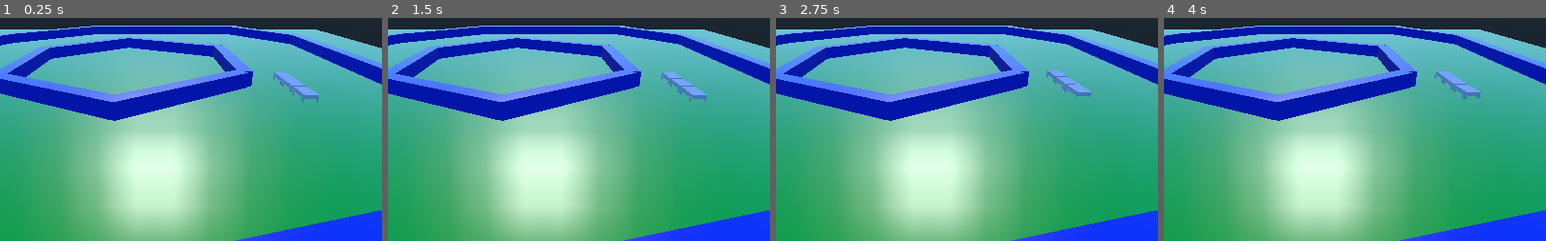
Above: before the commit, frames 1-4 (left to right).
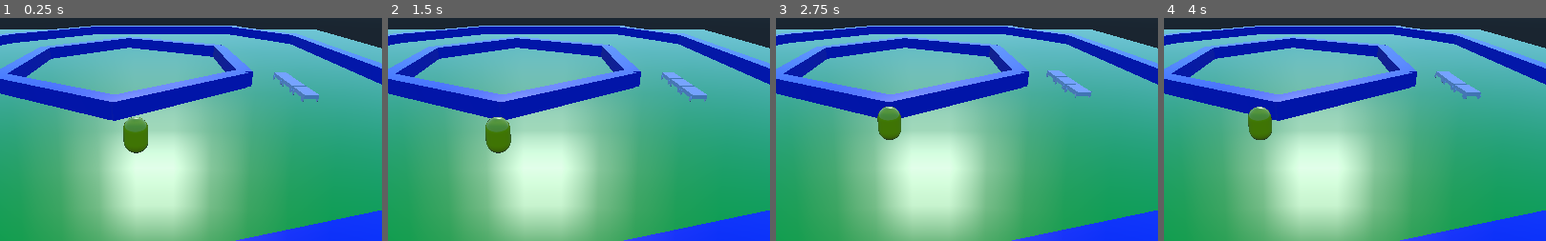
Above: after the commit, the same moments.

Repository: ShawnHillJ/Troublesome-Trains
Game: Godot game, scene res://Jonathan/JonathanScene.tscn
The game is run twice, just before and just after one commit, with the same random seed, the same clock (stepped at 60 frames per second) and the same inputs. This scene is started directly instead of the project's main scene.
Inputs:
- Up to frame 1 (0.25 s): no input
- Up to frame 2 (1.5 s): tap Enter at 0.5 s; hold Right (ui_right) 0.53-1.28 s; hold H 0.53-1.28 s; tap K at 0.8, 1.35 s; hold Down (ui_down) from 1.28 s (still down)
- Up to frame 3 (2.75 s): tap U at 1.55 s; tap Space at 2 s; release Down (ui_down) at 2.03 s; hold Right (ui_right) from 2.03 s (still down); hold U from 2.03 s (still down); tap J at 2.3 s
- Up to frame 4 (4 s): tap Enter at 2.75 s; release Right (ui_right) at 2.78 s; release U at 2.78 s; hold Up (ui_up) 2.78-3.53 s; tap J at 2.85 s; tap H at 3.05 s; hold Left (ui_left) from 3.53 s (still down); hold H from 3.53 s (still down); tap K at 3.8 s
The pictures show only the part of the screen within x 30-80%, y 24-74%; the shares and areas given below are measured in that part.

The runs differ from the first frame. In frame 1, 0.9% of the frame differs, in the area x 32-39%, y 44-61%; in frame 2, 0.9%, in the area x 25-33%, y 44-61%; in frame 3, 0.8%; in frame 4, 0.8%.

Commit message:
Working on Oil Slick Spawner
Oil Slick spawner is a basic WASD (UHJK) movement character

Diff:
--- a/Jonathan/JonathanScene.tscn
+++ b/Jonathan/JonathanScene.tscn
@@ -1,7 +1,17 @@
-[gd_scene load_steps=2 format=2]
+[gd_scene load_steps=4 format=2]
 
 [ext_resource path="res://Game_Scene.tscn" type="PackedScene" id=1]
+[ext_resource path="res://Jonathan/OilSpawnerUHJK.tscn" type="PackedScene" id=2]
+[ext_resource path="res://Jonathan/OilSpawnerUHJK.gd" type="Script" id=3]
 
 [node name="Spatial" type="Spatial" index="0"]
 
+_sections_unfolded = [ "Transform" ]
+
 [node name="Spatial" parent="." index="0" instance=ExtResource( 1 )]
+
+[node name="OilSpawnerUHJK" parent="." index="1" instance=ExtResource( 2 )]
+
+transform = Transform( 1, 0, 0, 0, -4.37114e-008, -1, 0, 1, -4.37114e-008, 0, 2.17612, 27 )
+script = ExtResource( 3 )
+_sections_unfolded = [ "Axis Lock", "Transform", "collision" ]
--- /dev/null
+++ b/Jonathan/OilSlick.gd
@@ -0,0 +1,8 @@
+extends Area
+
+var lifetirme = 5
+
+func _process(delta):
+	lifetime -= delta
+	if (lifetime <= 0):
+		queue_free()
--- /dev/null
+++ b/Jonathan/OilSlick.tscn
@@ -0,0 +1,111 @@
+[gd_scene load_steps=4 format=2]
+
+[ext_resource path="res://Jonathan/OilSlick.gd" type="Script" id=1]
+
+[sub_resource type="SpatialMaterial" id=1]
+
+render_priority = 0
+flags_transparent = false
+flags_unshaded = false
+flags_vertex_lighting = false
+flags_no_depth_test = false
+flags_use_point_size = false
+flags_world_triplanar = false
+flags_fixed_size = false
+flags_albedo_tex_force_srgb = false
+vertex_color_use_as_albedo = false
+vertex_color_is_srgb = false
+params_diffuse_mode = 0
+params_specular_mode = 0
+params_blend_mode = 0
+params_cull_mode = 0
+params_depth_draw_mode = 0
+params_line_width = 1.0
+params_point_size = 1.0
+params_billboard_mode = 0
+params_grow = false
+params_use_alpha_scissor = false
+albedo_color = Color( 0.13501, 0, 0.21875, 1 )
+metallic = 0.0
+metallic_specular = 0.5
+metallic_texture_channel = 0
+roughness = 0.0
+roughness_texture_channel = 0
+emission_enabled = false
+normal_enabled = false
+rim_enabled = false
+clearcoat_enabled = false
+anisotropy_enabled = false
+ao_enabled = false
+depth_enabled = false
+subsurf_scatter_enabled = false
+transmission_enabled = false
+refraction_enabled = false
+detail_enabled = false
+uv1_scale = Vector3( 1, 1, 1 )
+uv1_offset = Vector3( 0, 0, 0 )
+uv1_triplanar = false
+uv1_triplanar_sharpness = 1.0
+uv2_scale = Vector3( 1, 1, 1 )
+uv2_offset = Vector3( 0, 0, 0 )
+uv2_triplanar = false
+uv2_triplanar_sharpness = 1.0
+proximity_fade_enable = false
+distance_fade_enable = false
+_sections_unfolded = [ "Albedo" ]
+
+[sub_resource type="CylinderMesh" id=2]
+
+material = SubResource( 1 )
+custom_aabb = AABB( 0, 0, 0, 0, 0, 0 )
+top_radius = 1.0
+bottom_radius = 1.0
+height = 2.0
+radial_segments = 64
+rings = 4
+
+[node name="Area" type="Area" index="0"]
+
+input_ray_pickable = false
+input_capture_on_drag = false
+space_override = 0
+gravity_point = false
+gravity_distance_scale = 0.0
+gravity_vec = Vector3( 0, -1, 0 )
+gravity = 9.8
+linear_damp = 0.1
+angular_damp = 1.0
+priority = 0.0
+monitoring = true
+monitorable = true
+collision_layer = 1
+collision_mask = 1
+audio_bus_override = false
+audio_bus_name = "Master"
+reverb_bus_enable = false
+reverb_bus_name = "Master"
+reverb_bus_amount = 0.0
+reverb_bus_uniformity = 0.0
+script = ExtResource( 1 )
+
+[node name="MeshInstance" type="MeshInstance" parent="." index="0"]
+
+transform = Transform( 1, 0, 0, 0, 0.3, 0, 0, 0, 1, 0, 0, 0 )
+layers = 1
+material_override = null
+cast_shadow = 1
+extra_cull_margin = 0.0
+use_in_baked_light = false
+lod_min_distance = 0.0
+lod_min_hysteresis = 0.0
+lod_max_distance = 0.0
+lod_max_hysteresis = 0.0
+mesh = SubResource( 2 )
+skeleton = NodePath("..")
+material/0 = null
+_sections_unfolded = [ "Transform" ]
+
+[node name="CollisionShape" type="CollisionShape" parent="." index="1"]
+
+shape = null
+disabled = false
--- /dev/null
+++ b/Jonathan/OilSpawnerUHJK.gd
@@ -0,0 +1,31 @@
+extends KinematicBody
+
+var speed = 200
+var direction = Vector3()
+var gravity = -10
+var velocity = Vector3()
+
+func _ready():
+	# Called when the node is added to the scene for the first time.
+	# Initialization here
+	pass
+
+func _physics_process(delta):
+	direction = Vector3(0,0,0)
+	if Input.is_key_pressed(KEY_H):
+		self.direction.x -= 10
+	if Input.is_key_pressed(KEY_K):
+		self.direction.x += 10
+	if Input.is_key_pressed(KEY_U):
+		self.direction.z -= 10
+	if Input.is_key_pressed(KEY_J):
+		self.direction.z += 10
+
+	direction = direction.normalized()
+	direction = direction * speed * delta 		#delta is the time elapsed in seconds between each process call
+												#delta multipliers make direction independent of frame rate
+	velocity.y += gravity * delta
+	velocity.x = direction.x
+	velocity.z = direction.z
+
+	velocity = move_and_slide(velocity, Vector3(0,1,0))
--- /dev/null
+++ b/Jonathan/OilSpawnerUHJK.tscn
@@ -0,0 +1,102 @@
+[gd_scene load_steps=4 format=2]
+
+[sub_resource type="CapsuleMesh" id=1]
+
+custom_aabb = AABB( 0, 0, 0, 0, 0, 0 )
+radius = 1.0
+mid_height = 1.0
+radial_segments = 64
+rings = 8
+
+[sub_resource type="SpatialMaterial" id=2]
+
+render_priority = 0
+flags_transparent = false
+flags_unshaded = false
+flags_vertex_lighting = false
+flags_no_depth_test = false
+flags_use_point_size = false
+flags_world_triplanar = false
+flags_fixed_size = false
+flags_albedo_tex_force_srgb = false
+vertex_color_use_as_albedo = false
+vertex_color_is_srgb = false
+params_diffuse_mode = 0
+params_specular_mode = 0
+params_blend_mode = 0
+params_cull_mode = 0
+params_depth_draw_mode = 0
+params_line_width = 1.0
+params_point_size = 1.0
+params_billboard_mode = 0
+params_grow = false
+params_use_alpha_scissor = false
+albedo_color = Color( 0.96875, 1, 0, 1 )
+metallic = 0.0
+metallic_specular = 0.5
+metallic_texture_channel = 0
+roughness = 0.0
+roughness_texture_channel = 0
+emission_enabled = false
+normal_enabled = false
+rim_enabled = false
+clearcoat_enabled = false
+anisotropy_enabled = false
+ao_enabled = false
+depth_enabled = false
+subsurf_scatter_enabled = false
+transmission_enabled = false
+refraction_enabled = false
+detail_enabled = false
+uv1_scale = Vector3( 1, 1, 1 )
+uv1_offset = Vector3( 0, 0, 0 )
+uv1_triplanar = false
+uv1_triplanar_sharpness = 1.0
+uv2_scale = Vector3( 1, 1, 1 )
+uv2_offset = Vector3( 0, 0, 0 )
+uv2_triplanar = false
+uv2_triplanar_sharpness = 1.0
+proximity_fade_enable = false
+distance_fade_enable = false
+_sections_unfolded = [ "Albedo" ]
+
+[sub_resource type="CapsuleShape" id=3]
+
+radius = 1.0
+height = 1.0
+
+[node name="OilSpawnerUHJK" type="KinematicBody" index="0"]
+
+input_ray_pickable = true
+input_capture_on_drag = false
+collision_layer = 1
+collision_mask = 1
+axis_lock_linear_x = false
+axis_lock_linear_y = false
+axis_lock_linear_z = false
+axis_lock_angular_x = false
+axis_lock_angular_y = false
+axis_lock_angular_z = false
+collision/safe_margin = 0.001
+_sections_unfolded = [ "Axis Lock", "collision" ]
+
+[node name="MeshInstance" type="MeshInstance" parent="." index="0"]
+
+layers = 1
+material_override = null
+cast_shadow = 1
+extra_cull_margin = 0.0
+use_in_baked_light = false
+lod_min_distance = 0.0
+lod_min_hysteresis = 0.0
+lod_max_distance = 0.0
+lod_max_hysteresis = 0.0
+mesh = SubResource( 1 )
+skeleton = NodePath("..")
+material/0 = SubResource( 2 )
+_sections_unfolded = [ "material" ]
+
+[node name="CollisionShape" type="CollisionShape" parent="." index="1"]
+
+shape = SubResource( 3 )
+disabled = false
